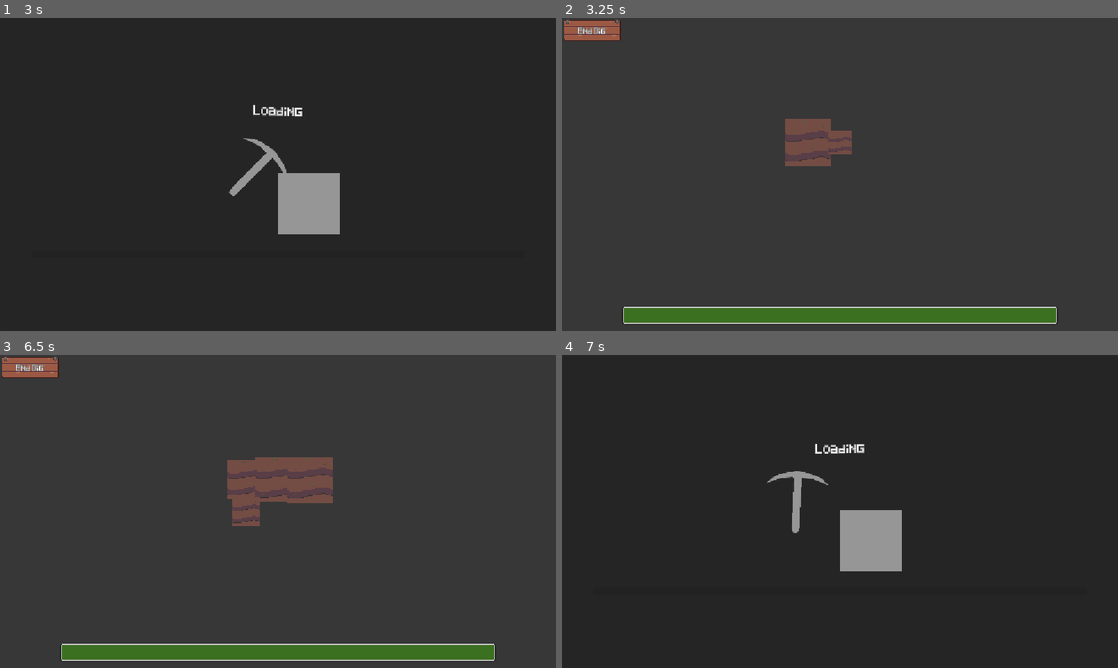
Above: before the commit, frames 1-4 (two rows, left to right).
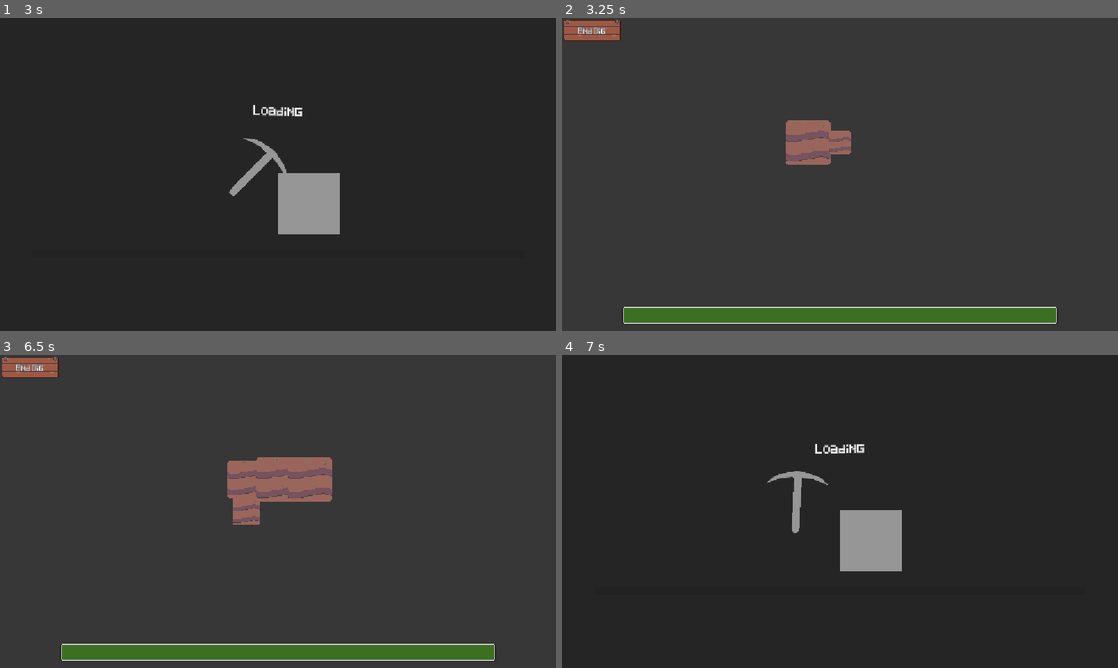
Above: after the commit, the same moments.

Repository: jakoofficial/DigNew
Game: Godot game, scene res://Scenes/MainMenu.tscn
Two runs of this game, one before a commit and one after it. Both use one fixed random seed, a clock stepped at 60 frames per second and the inputs below. The engine's default icon, where the game draws it, is replaced by a stand-in: a white triangle on a blue panel in a dark square.
Inputs (mouse positions are in pixels of both pictures, inside the frame that each line leads up to):
- Up to frame 1 (3 s): click "Start" at 0.5 s; move the mouse to (400, 158) at 1.27 s; tap E at 1.35 s; click (400, 158) at 1.42 s; click "Go dig" at 2 s; move the mouse to (166, 190) at 2.77 s; tap Q at 2.85 s; click (166, 190) at 2.92 s
- Up to frame 2 (3.25 s): no input
- Up to frame 3 (6.5 s): click "End Dig" at 3.5 s; move the mouse to (333, 442) at 4.27 s; tap E at 4.35 s; click (333, 442) at 4.42 s; click "Go dig" at 5 s; move the mouse to (250, 574) at 5.77 s; tap Q at 5.85 s; click (250, 574) at 5.92 s
- Up to frame 4 (7 s): click "End Dig" at 6.5 s

Frame 1 is identical in both runs. In frame 2, 1.5% of the frame differs, in the area x 40-53%, y 32-48%; in frame 3, 3.0%, in the area x 40-60%, y 32-55%; in frame 4, nothing differs.

Commit message:
Added new set of sprites for dig spots

Diff:
--- a/Nodes/DigArea/DigSpot.tscn
+++ b/Nodes/DigArea/DigSpot.tscn
@@ -25,7 +25,6 @@
 texture = ExtResource("1_3n5sd")
 hframes = 3
 vframes = 3
-frame = 3
 region_rect = Rect2(0, 64, 64, 64)
 
 [node name="CollisionShape2D" type="CollisionShape2D" parent="." unique_id=1715798592]
Binary file changed: Sprites/Grass-dirt.png
